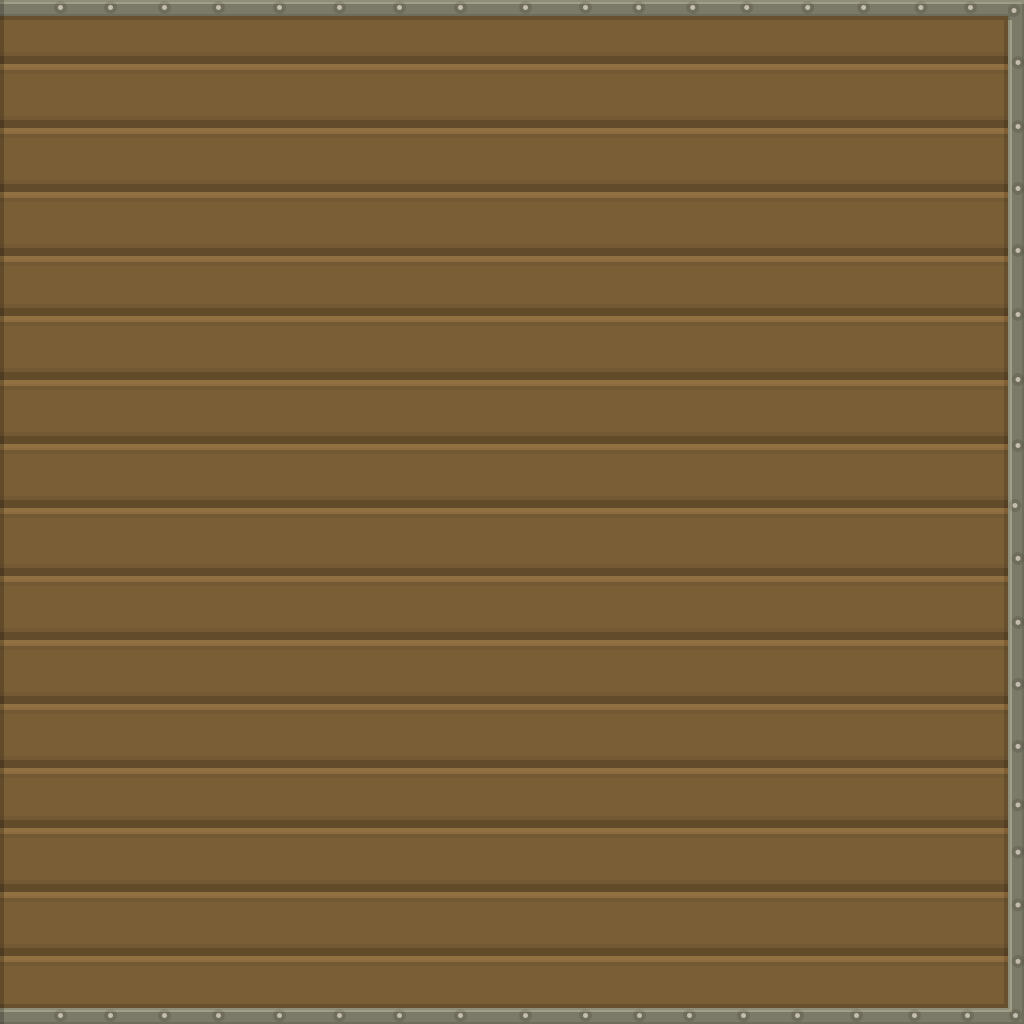
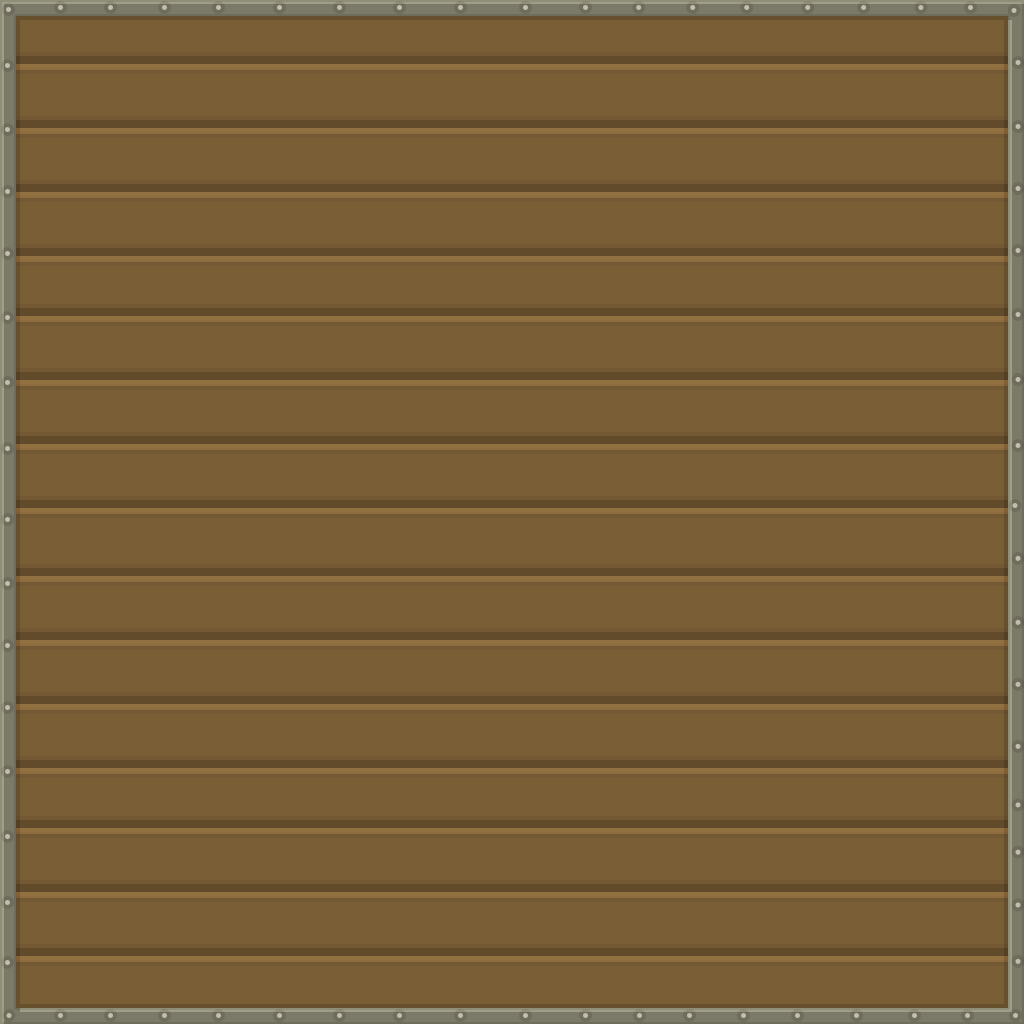
Layered file, before and after one edit (w=1024, h=1024). Changes by layer:
removed layer "Rectangle 1" (was 20%) from group "clipped" over [0, 0, 4, 1024]
painted on "Forme 21" (1st of 2, in "clipped") over [5, 7, 12, 1018]
painted on "Forme 339" (1st of 2, in "clipped") over [0, 16, 16, 1008]
painted on "Forme 10 copie 8" (1st of 2, in "clipped") over [0, 56, 12, 962]
painted on "Forme 340" (1st of 2, in "clipped") over [0, 16, 20, 1008]
